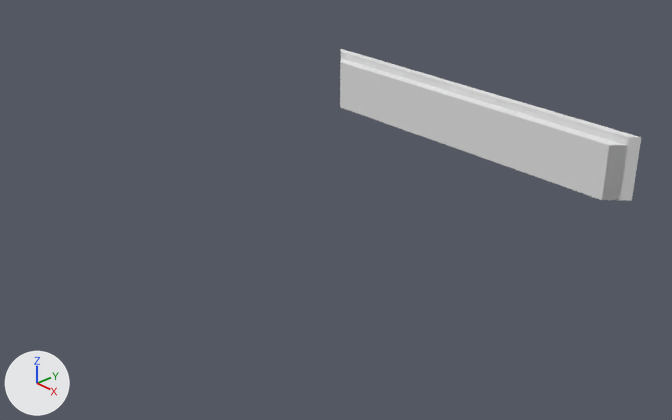
What one commit did to the Blender file blender/artifact_init.blend.
Before and after are seen from a 50 mm camera at (1.476, -1.381, 0.941) aimed at (0.037, -0.026, -0.013). The lights are fixed; the arrows at lower left show +X, +Y and +Z.
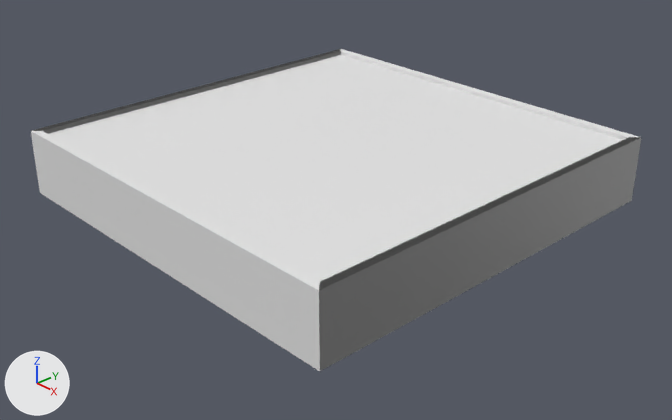
Commit message: more precise frame design with holes for hardware.

The change in detail:
me_plane_034 is used by ob_plane_001; location (0.0, 0.0, 0.0).
me_plane_034 had 30 vertices, 26 faces and spanned x -0.5..0.5, y 0.45..0.5, z 0.0..0.16.
me_plane_034 now has 418 vertices, 170 faces, 1 loose edge and spans x -0.5..0.5, y 0.45..0.5, z 0.0..0.16.
me_plane_034 part 1: 4 vertices removed from x -0.48..0.48, y 0.45..0.48, z 0.0; 392 vertices added at x -0.48..0.48, y 0.45..0.464, z 0.0..0.105.
Mesh me_plane_008 is new.
It has 726 vertices, 496 faces, 4 loose edges and spans x -0.5..-0.45, y -0.5..0.5, z 0.0..0.16.
Mesh me_plane_009 is new.
It has 418 vertices, 170 faces, 1 loose edge and spans x -0.5..0.5, y 0.45..0.5, z 0.0..0.16.
Object 'Plane.008' (ob_plane_008) is now shown.
Object 'Plane.009' (ob_plane_009) is now shown.
Object 'Plane.010' (ob_plane_010) is now shown.
Object 'Plane.011' (ob_plane_011) is now shown.
Object 'Plane.012' (ob_plane_012) is now shown.
Object 'Plane.013' (ob_plane_013) is now shown.
Object 'Plane.014' (ob_plane_014) is now shown.
Object 'Plane.015' (ob_plane_015) is now shown.
Object 'FRAME_RIGHT' (ob_frame_right) is new; it shows me_plane_008.
Its location is (0.0, 0.0, 0.0).
Its scale is (-1.0, -1.0, 1.0).
Object 'FRAME_LEFT' (ob_frame_left) is new; it shows a copy of me_plane_008.
Its location is (0.0, 0.0, 0.0).
Its scale is (1.0, -1.0, 1.0).
Object 'FRAME_BOTTOM' (ob_frame_bottom) is new; it shows me_plane_009.
Its location is (0.0, 0.0, 0.0).
Its scale is (1.0, -1.0, 1.0).

Changed parts and their boxes (x1, y1, x2, y2) in the pictures (672 x 420 px):
'FRAME_RIGHT', added
    after: (319, 137, 641, 371)
'FRAME_BOTTOM', added
    after: (31, 131, 320, 371)
'Plane.012', shown
    after: (163, 166, 411, 282)
'Plane.014', shown
    after: (253, 138, 494, 239)
'Plane.010', shown
    after: (334, 114, 562, 200)
'Plane.013', shown
    after: (48, 111, 251, 196)
'Plane.015', shown
    after: (133, 90, 332, 166)
'Plane.008', shown
    after: (405, 93, 622, 168)
'Plane.011', shown
    after: (211, 71, 403, 138)
'Plane.009', shown
    after: (279, 55, 466, 114)
'FRAME_LEFT', added
    after: (31, 49, 341, 134)
part 1 of me_plane_034, built on
    before: (340, 96, 641, 201)
